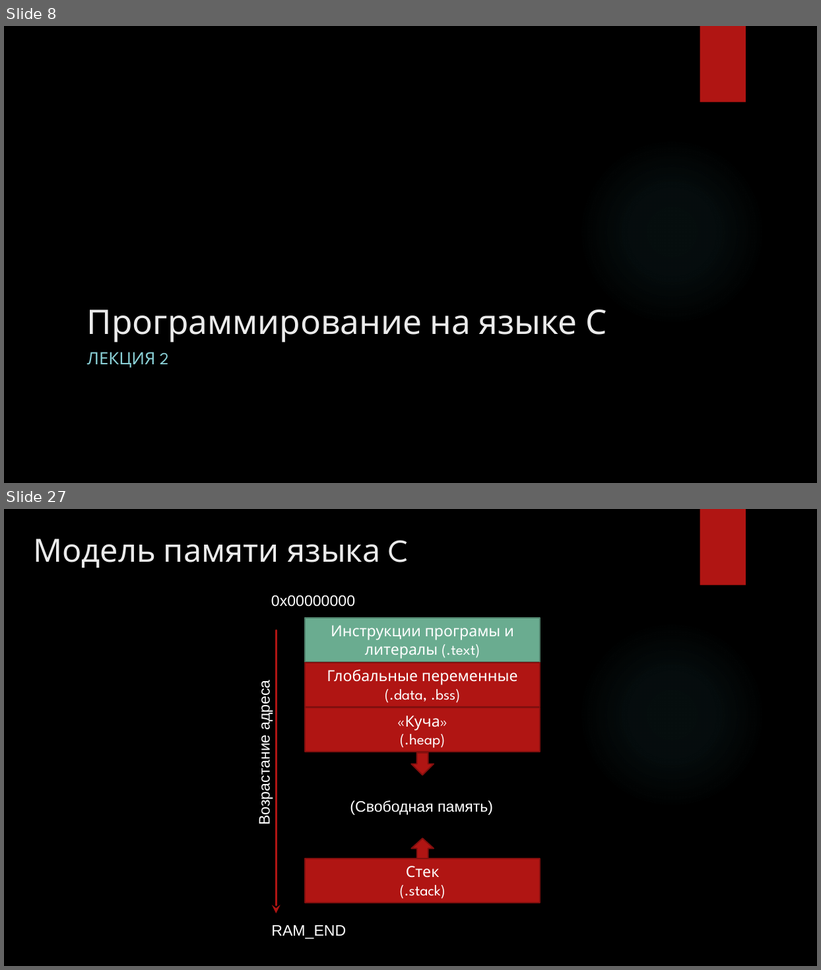
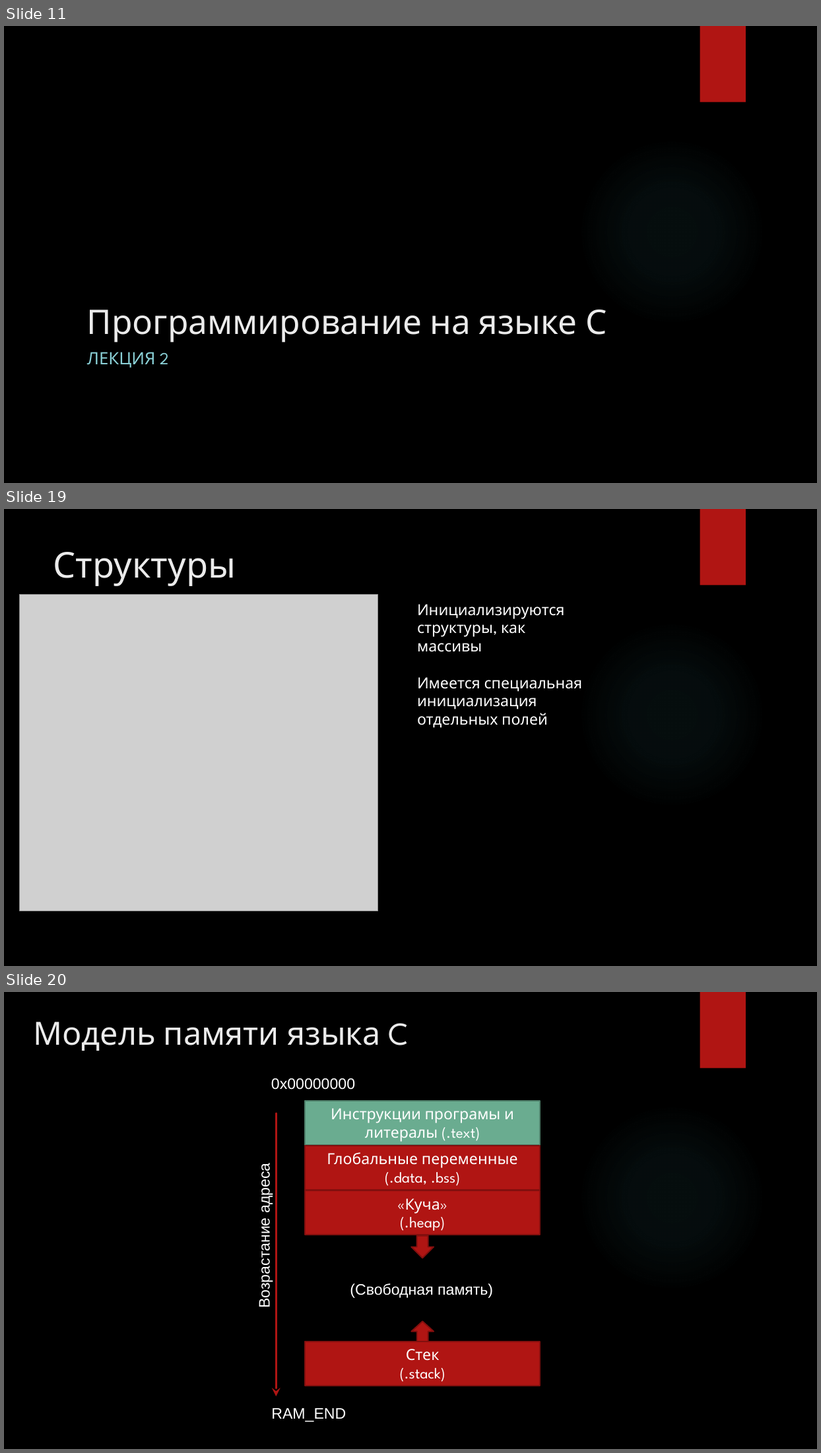
Before and after one commit to cansat-rsce/Organisation, a slide deck: лекции/Лекция2. Программирование на языке С (продолжение).pptx. Shown one above the other, each under a label of ours: slides 8 and 27 before the commit, slides 11, 19 and 20 after it; the slides between them are not shown. The pictures are 821x970 and 821x1453 pixels, drawn with LibreOffice and Linux fonts; fonts in the diff are those of the drawing; grey boxes stand for pictures; background and template pictures are left out. Boxes give left, top, right and bottom in pixels: in the first picture for what was removed or moved away, otherwise in the second. Text is boxed around its words. In the diff, an @@ line names an element or a change of style, - is before the commit and + after.

```diff
--- a/лекции/Лекция2. Программирование на языке С (продолжение).pptx
+++ b/лекции/Лекция2. Программирование на языке С (продолжение).pptx
@@ slide 19 added at [4, 509, 817, 966], background picture (left out); not listed: 2 template elements that a slide beside it also shows @@
@@ title added at [54, 552, 236, 586], 42 pt, text #EBEBEB @@
+Структуры
@@ picture added at [20, 595, 378, 912] @@
@@ text added at [417, 604, 583, 728], 18 pt, text #FFFFFF @@
+Инициализируются структуры, как массивы
+Имеется специальная инициализация отдельных полей
@@ what was slide 8 is now slide 11 @@
@@ what was slide 27 is now slide 20 @@
```
Also in this commit, not shown: 7 slides changed, 12 other slides added, 20 slides removed, 2 other files.
